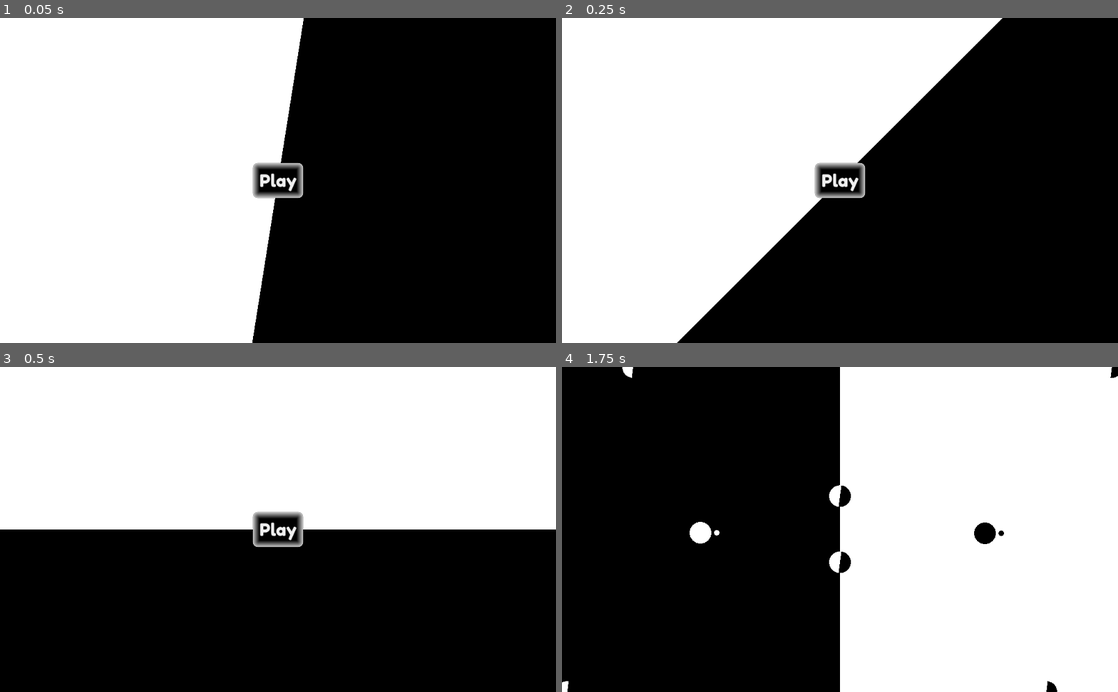
Above: before the commit, frames 1-4 (two rows, left to right).
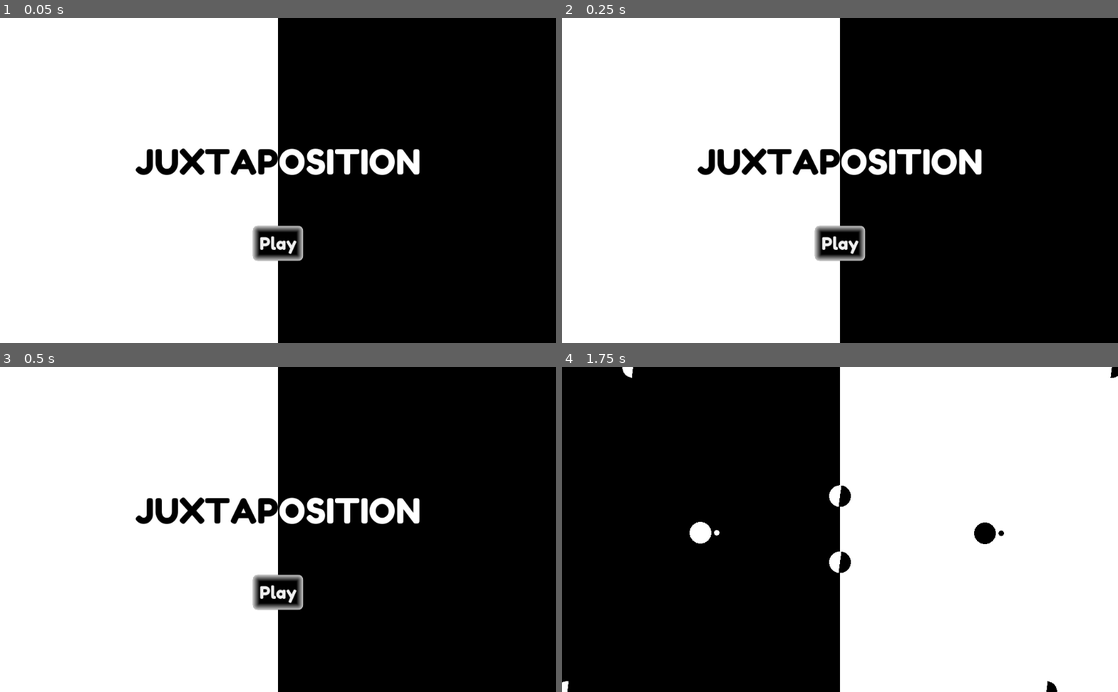
Above: after the commit, the same moments.

Repository: doctor-g/GGJ22
Game: Godot game, scene res://UI/StartMenu.tscn
Same seed, same stepped clock (60 frames per second), same inputs: the game is played once before the commit and once after it. This scene is started directly instead of the project's main scene.
Inputs:
- Up to frame 1 (0.05 s): no input
- Up to frame 2 (0.25 s): no input
- Up to frame 3 (0.5 s): no input
- Up to frame 4 (1.75 s): click "Play" at 0.5 s

The runs differ from the first frame. In frame 1, 5.8% of the frame differs, in the area x 24-76%, y 0-100%; in frame 2, 18%; in frame 3, 51%, in the area x 0-100%, y 0-100%; in frame 4, nothing differs.

Commit message:
Add title and theme start menu

Diff:
--- a/project/Shared/theme.tres
+++ b/project/Shared/theme.tres
@@ -39,4 +39,5 @@
 Button/styles/focus = SubResource( 3 )
 Button/styles/hover = SubResource( 3 )
 Button/styles/normal = SubResource( 4 )
+Button/styles/pressed = SubResource( 3 )
 PopupDialog/styles/panel = SubResource( 1 )
--- a/project/UI/StartMenu.gd
+++ b/project/UI/StartMenu.gd
@@ -1,6 +1,6 @@
 extends Control
 
-onready var _play_button := $CenterContainer/PlayButton
+onready var _play_button := $PlayButton
 
 
 func _ready():
--- a/project/UI/StartMenu.tscn
+++ b/project/UI/StartMenu.tscn
@@ -1,37 +1,42 @@
-[gd_scene load_steps=5 format=2]
+[gd_scene load_steps=9 format=2]
 
 [ext_resource path="res://UI/StartMenu.gd" type="Script" id=1]
 [ext_resource path="res://Shared/theme.tres" type="Theme" id=2]
+[ext_resource path="res://Shared/FredokaOne-Regular.ttf" type="DynamicFontData" id=3]
 
-[sub_resource type="Animation" id=1]
-length = 0.001
-tracks/0/type = "value"
-tracks/0/path = NodePath("Pivot:rotation_degrees")
-tracks/0/interp = 1
-tracks/0/loop_wrap = true
-tracks/0/imported = false
-tracks/0/enabled = true
-tracks/0/keys = {
-"times": PoolRealArray( 0 ),
-"transitions": PoolRealArray( 1 ),
-"update": 0,
-"values": [ 0.0 ]
-}
+[sub_resource type="Shader" id=4]
+code = "shader_type canvas_item;
 
-[sub_resource type="Animation" id=2]
-resource_name = "Spin"
-tracks/0/type = "value"
-tracks/0/path = NodePath("Pivot:rotation_degrees")
-tracks/0/interp = 1
-tracks/0/loop_wrap = true
-tracks/0/imported = false
-tracks/0/enabled = true
-tracks/0/keys = {
-"times": PoolRealArray( 0, 1 ),
-"transitions": PoolRealArray( 1, 1 ),
-"update": 0,
-"values": [ 0.0, 180.0 ]
-}
+void fragment() {
+	if (FRAGCOORD.x < 512.0) {
+		COLOR.rgb = vec3(1.0,1.0,1.0);
+	}
+	else {
+		COLOR.rgb = vec3(0.0,0.0,0.0);
+	}
+}"
+
+[sub_resource type="ShaderMaterial" id=5]
+shader = SubResource( 4 )
+
+[sub_resource type="Shader" id=1]
+code = "shader_type canvas_item;
+
+void fragment() {
+	vec4 tex = texture(TEXTURE,UV);
+	if (FRAGCOORD.x<512.0) {
+		COLOR = vec4(0.0,0.0,0.0,tex.a);
+	} else {
+		COLOR = vec4(1.0,1.0,1.0,tex.a);
+	}
+}"
+
+[sub_resource type="ShaderMaterial" id=2]
+shader = SubResource( 1 )
+
+[sub_resource type="DynamicFont" id=3]
+size = 64
+font_data = ExtResource( 3 )
 
 [node name="StartMenu" type="Control"]
 anchor_right = 1.0
@@ -42,33 +47,31 @@
 "_edit_use_anchors_": false
 }
 
-[node name="Pivot" type="Node2D" parent="."]
-position = Vector2( 512, 300 )
-
-[node name="Polygon2D" type="Polygon2D" parent="Pivot"]
-polygon = PoolVector2Array( -1024, -600, 0, -600, 0, 600, -1024, 600 )
-
-[node name="Polygon2D2" type="Polygon2D" parent="Pivot"]
-color = Color( 0, 0, 0, 1 )
-polygon = PoolVector2Array( 0, -600, 1024, -600, 1024, 600, 0, 600 )
-
-[node name="AnimationPlayer" type="AnimationPlayer" parent="."]
-autoplay = "Spin"
-anims/RESET = SubResource( 1 )
-anims/Spin = SubResource( 2 )
-
-[node name="CenterContainer" type="CenterContainer" parent="."]
+[node name="Background" type="ColorRect" parent="."]
+material = SubResource( 5 )
 anchor_right = 1.0
 anchor_bottom = 1.0
 __meta__ = {
 "_edit_use_anchors_": false
 }
 
-[node name="PlayButton" type="Button" parent="CenterContainer"]
+[node name="Title" type="Label" parent="."]
+material = SubResource( 2 )
+margin_left = 249.0
+margin_top = 226.0
+margin_right = 775.0
+margin_bottom = 305.0
+custom_fonts/font = SubResource( 3 )
+text = "JUXTAPOSITION"
+__meta__ = {
+"_edit_use_anchors_": false
+}
+
+[node name="PlayButton" type="Button" parent="."]
 margin_left = 466.0
-margin_top = 268.0
+margin_top = 384.0
 margin_right = 558.0
-margin_bottom = 332.0
+margin_bottom = 448.0
 text = "Play"
 
-[connection signal="pressed" from="CenterContainer/PlayButton" to="." method="_on_PlayButton_pressed"]
+[connection signal="pressed" from="PlayButton" to="." method="_on_PlayButton_pressed"]
